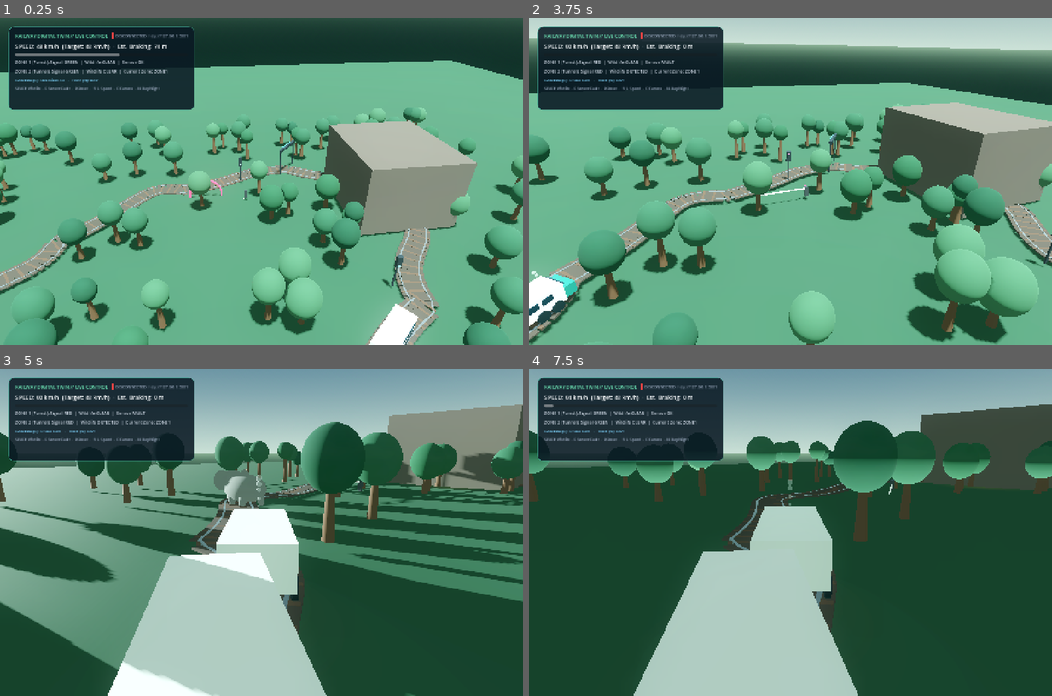
Above: before the commit, frames 1-4 (two rows, left to right).
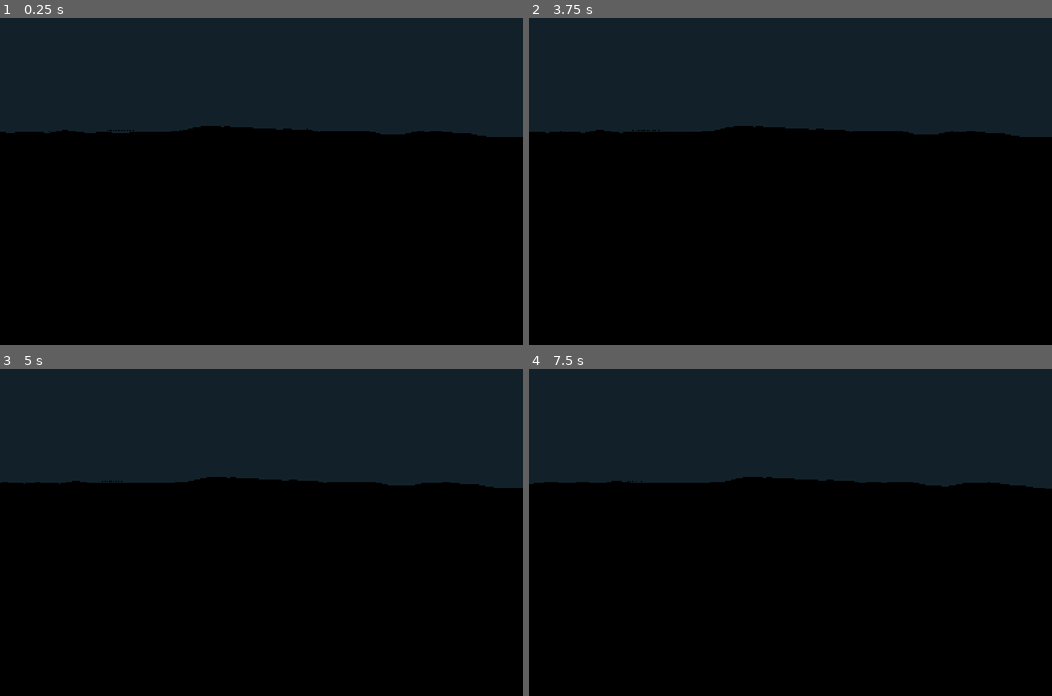
Above: after the commit, the same moments.

Repository: Kathir-Kalidass/railway-digital-twin
Game: Godot game, scene res://scenes/procedural_twin.tscn
Same seed, same stepped clock (60 frames per second), same inputs: the game is played once before the commit and once after it. This scene is started directly instead of the project's main scene.
Inputs (mouse positions are in pixels of both pictures, inside the frame that each line leads up to):
- Up to frame 1 (0.25 s): no input
- Up to frame 2 (3.75 s): tap Enter at 0.5 s; move the mouse to (905, 165) at 0.52 s; hold Up (ui_up) 0.53-1.28 s; hold Ctrl 0.53-1.28 s; click (905, 165) at 0.67 s; tap Space at 0.77, 1.07, 1.52, 1.82, 3.02, 3.32 s; move the mouse to (685, 197) at 1.27 s; hold Down (ui_down) 1.28-2.03 s; tap F at 1.35 s; move the mouse to (842, 109) at 2.02 s; hold Up (ui_up) 2.03-3.53 s; tap 2 at 2.1 s; move the mouse to (764, 246) at 2.77 s; tap R at 2.85 s; click (764, 246) at 2.92 s; move the mouse to (947, 230) at 3.52 s; hold Down (ui_down) from 3.53 s (still down); tap C at 3.6 s
- Up to frame 3 (5 s): keep holding Down (ui_down); tap Space at 3.77, 4.07, 4.52, 4.82 s; move the mouse to (104, 483) at 4.27 s; tap N at 4.35 s
- Up to frame 4 (7.5 s): move the mouse to (816, 532) at 5.02 s; hold Ctrl 5.03-5.78 s; click (816, 532) at 5.17 s; move the mouse to (712, 450) at 5.77 s; release Down (ui_down) at 5.78 s; hold Up (ui_up) from 5.78 s (still down); tap F at 5.85 s; tap Space at 6.02, 6.32, 6.77, 7.07 s; move the mouse to (905, 516) at 6.52 s; tap 2 at 6.6 s; move the mouse to (685, 548) at 7.27 s; tap R at 7.35 s; click (685, 548) at 7.42 s

The runs differ from the first frame. In frame 1, 86% of the frame differs, in the area x 0-100%, y 0-100%; in frame 2, 92%; in frame 3, 92%; in frame 4, 92%.

Commit message:
test(godot): LTS full enhancement test

Diff:
--- a/godot/scenes/procedural_twin.tscn
+++ b/godot/scenes/procedural_twin.tscn
@@ -1,6 +1,35 @@
-[gd_scene load_steps=2 format=3]
+[gd_scene load_steps=8 format=3 uid="uid://procedural_twin"]
 
-[ext_resource type="Script" path="res://main.gd" id="1"]
+[ext_resource type="Script" path="res://src/lts_world.gd" id="1"]
+[ext_resource type="Script" path="res://src/ltstrack.gd" id="2"]
+[ext_resource type="Script" path="res://src/ltstrain.gd" id="3"]
+[ext_resource type="Script" path="res://src/mqtt_bridge.gd" id="4"]
+[ext_resource type="Script" path="res://src/train_reconciler.gd" id="5"]
+[ext_resource type="PackedScene" path="res://scenes/world_wildlife.tscn" id="6"]
 
-[node name="RailwayDigitalTwin" type="Node3D"]
+[node name="World" type="Node3D"]
 script = ExtResource("1")
+
+[node name="Buildings" type="Node3D" parent="."]
+
+[node name="Track" type="Node3D" parent="."]
+script = ExtResource("2")
+length = 520.0
+radius = 180.0
+max_speed_kmh = 80.0
+
+[node name="Train" type="Node3D" parent="."]
+script = ExtResource("3")
+track_path = NodePath("../Track")
+initial_position_m = 40.0
+
+[node name="MQTTBridge" type="Node" parent="."]
+script = ExtResource("4")
+
+[node name="TrainReconciler" type="Node" parent="."]
+script = ExtResource("5")
+train_path = NodePath("../Train")
+bridge_path = NodePath("../MQTTBridge")
+zone = "zone1"
+
+[node name="WorldWildlife" parent="." instance=ExtResource("6")]
--- /dev/null
+++ b/godot/tests/test_lts_full_enhance.gd
@@ -0,0 +1,18 @@
+extends SceneTree
+
+func _initialize() -> void:
+	var a := Assert.new()
+	var packed: PackedScene = load("res://scenes/lts_minimal.tscn")
+	a.ok(packed != null, "lts_minimal loads")
+	var world := packed.instantiate()
+	world.get_node("MQTTBridge").connect_on_ready = false
+	root.add_child(world)
+	await process_frame
+	a.ok(world.get_node("Track/Rails").multimesh.instance_count > 50, "rails built")
+	a.ok(world.get_node_or_null("FollowCamera") is Camera3D, "follow cam")
+	a.ok(world.get_node("Train").get_track_position_m() >= 0, "train positioned")
+	a.ok(world.get_node("WorldWildlife/WildlifeUnderpass") != null, "underpass")
+	a.ok(world.get_node("WorldWildlife/DetectionBand") != null, "detector")
+	world.queue_free()
+	await process_frame
+	quit(a.report("test_lts_full_enhance"))
Not shown, changed: godot/tests/run_tests.sh
